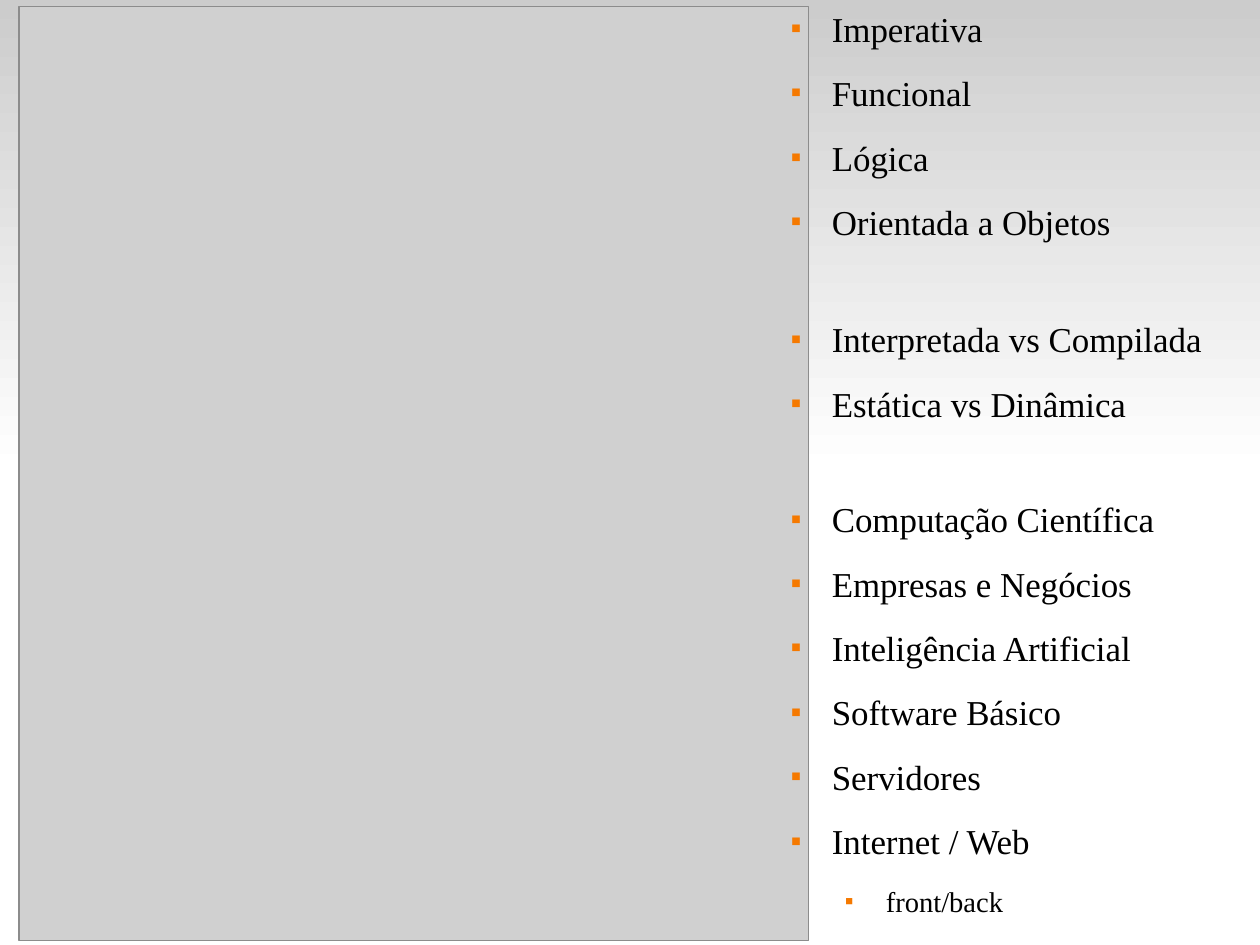
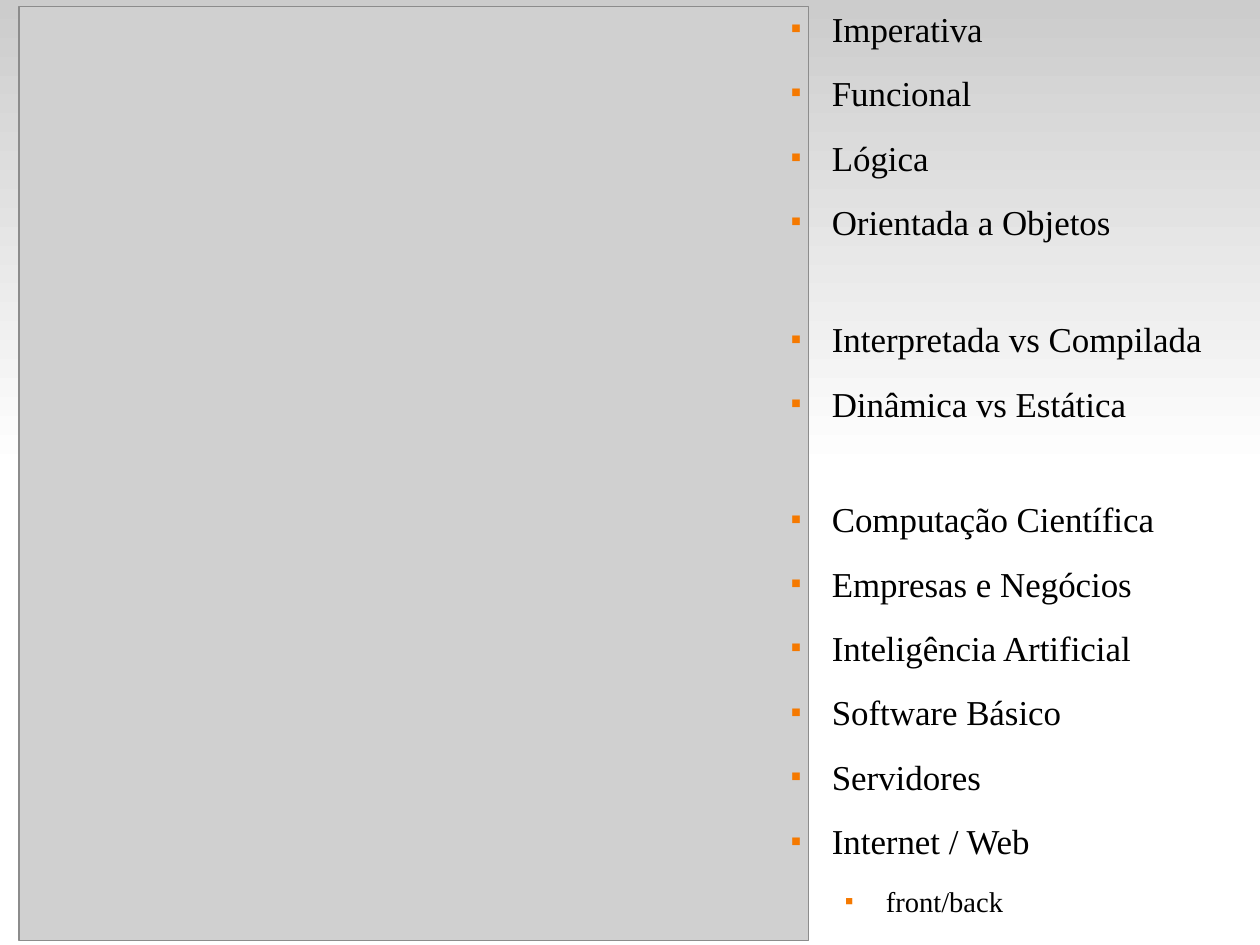
Before and after one commit to fsantanna-uerj/EDL, a slide deck: slide 3 of slides/edl-01.odp. Drawn at 1260x945 pixels with LibreOffice and Linux fonts; fonts in the diff are those of the drawing; grey boxes stand for pictures. Boxes give left, top, right and bottom in pixels: in the first picture for what was removed or moved away, otherwise in the second. Text is boxed around its words. In the diff, an @@ line names an element or a change of style, - is before the commit and + after.

Commit message:
(>) slides

```diff
--- a/slides/edl-01.odp
+++ b/slides/edl-01.odp
@@ text at (832,392,1126,418): text changed @@
-■ Estática vs Dinâmica
+■ Dinâmica vs Estática
```
Also in this commit, not shown: 1 slide added, 3 other files.
